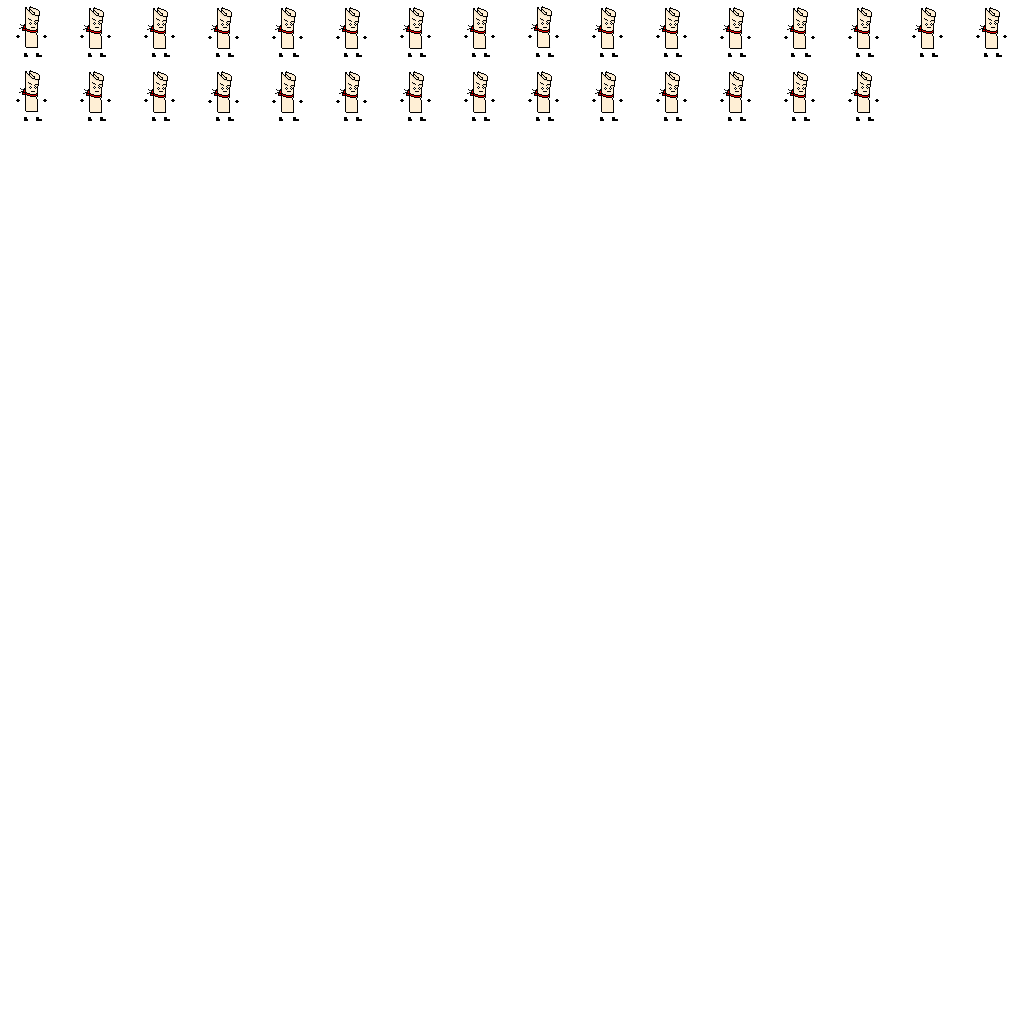
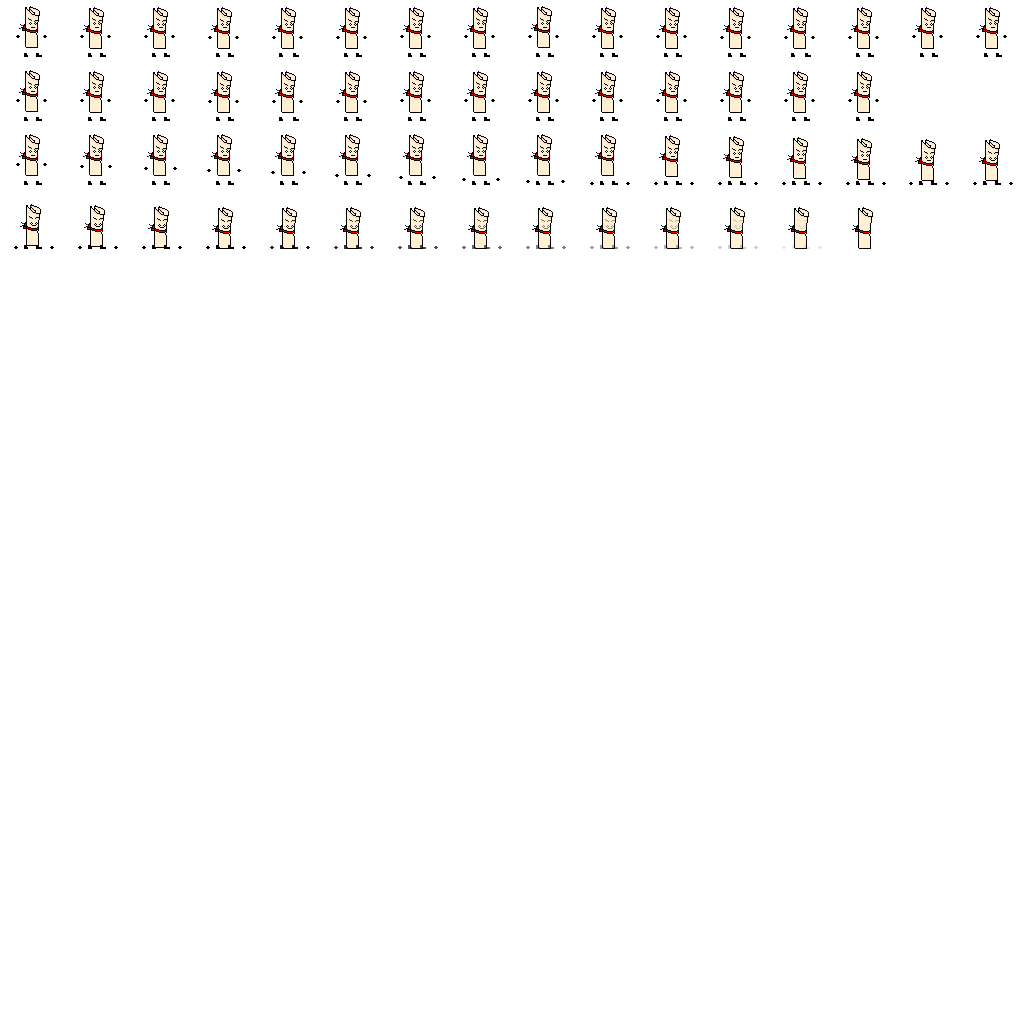
Layered file, before and after one edit (1024px x 1024px). Changes by layer:
added layer "Layer 35" above "Layer 34" over [782, 207, 822, 249]
added layer "Layer 34" above "Layer 33" over [718, 207, 758, 249]
added layer "Layer 33" above "Layer 32" over [654, 207, 694, 249]
added layer "Layer 32" above "Layer 31" over [590, 207, 630, 249]
added layer "Layer 31" above "Layer 30" over [526, 207, 566, 249]
added layer "Layer 30" above "Layer 29" over [462, 207, 502, 249]
added layer "Layer 29" above "Layer 28" over [398, 207, 438, 249]
added layer "Layer 25" above "Layer 24" over [142, 206, 182, 249]
added layer "Layer 24" above "Layer 23" over [78, 205, 118, 249]
added layer "Layer 23" above "Layer 22" over [14, 204, 54, 249]
added layer "Layer 22" above "Layer 21" over [973, 139, 1013, 185]
added layer "Layer 21" above "Layer 20" over [909, 139, 949, 185]
added layer "Layer 20" above "Layer 19" over [846, 138, 886, 185]
added layer "Layer 19" above "Layer 18" over [782, 137, 822, 185]
added layer "Layer 18" above "Layer 17" over [718, 136, 758, 185]
added layer "Layer 17" above "Layer 16" over [654, 135, 694, 185]
added layer "Layer 16" above "Layer 15" over [590, 134, 630, 185]
added layer "Layer 15" above "Layer 14" over [526, 134, 565, 185]
added layer "Layer 14" above "Layer 13" over [462, 134, 500, 185]
added layer "Layer 13" above "Layer 12" over [399, 134, 436, 185]
added layer "Layer 12" above "Layer 11" over [335, 134, 371, 185]
added layer "Layer 11" above "Layer 10" over [271, 134, 306, 185]
added layer "Layer 10" above "Layer 9" over [207, 134, 241, 185]
added layer "Layer 9" above "Layer 8" over [144, 134, 177, 185]
…and 6 more changes (6 added)
